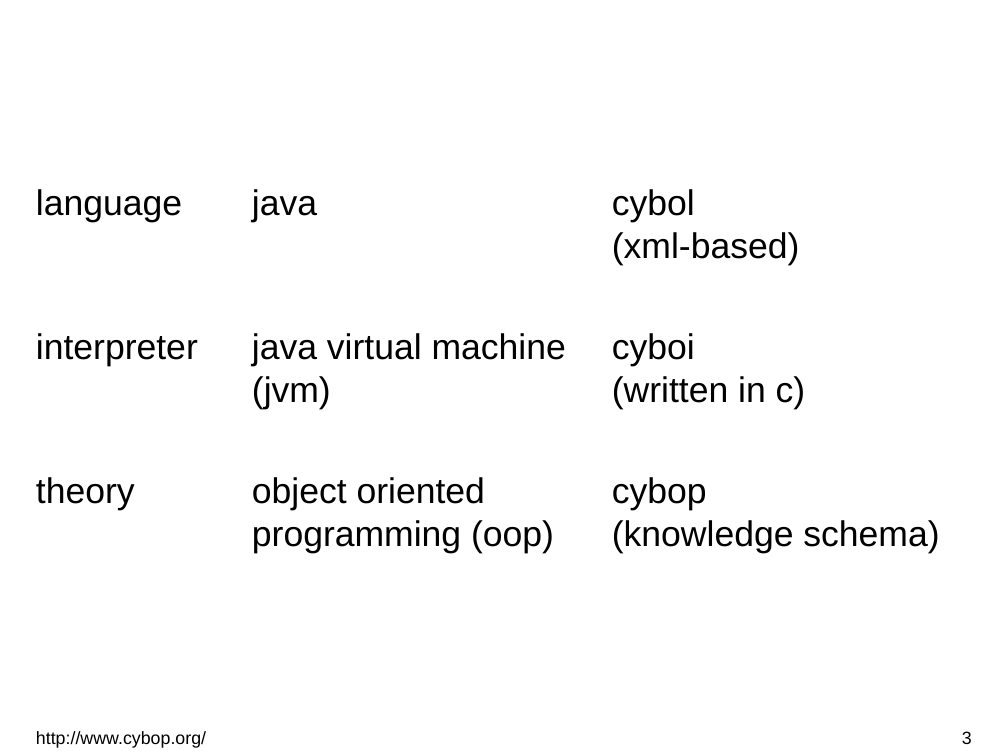
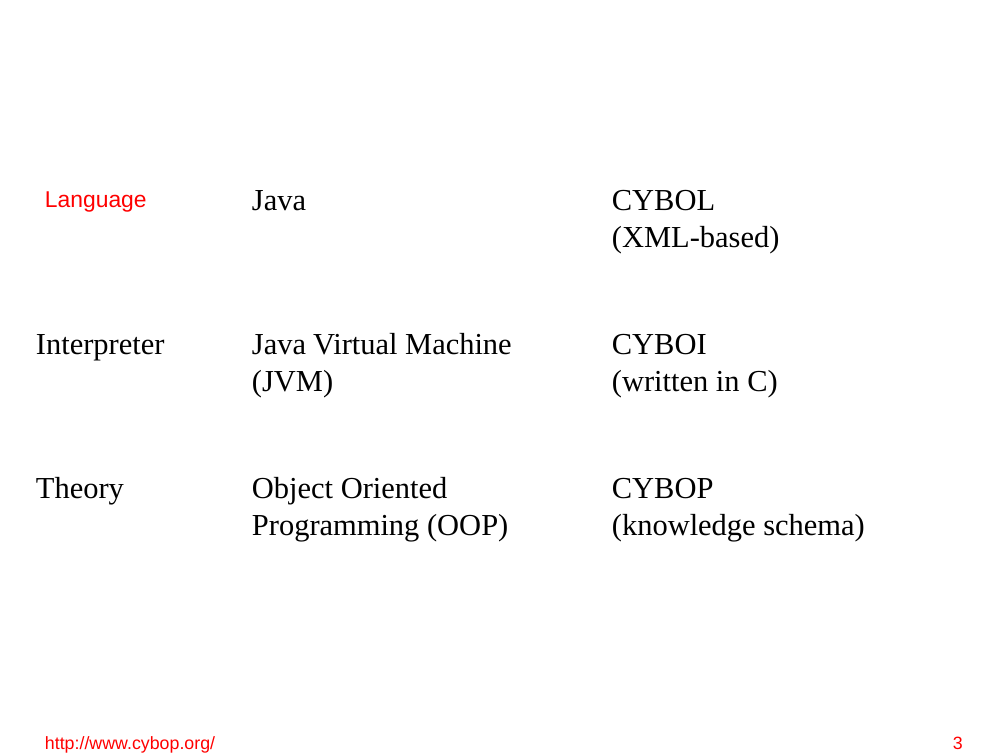
Before and after one commit to GitMirroring/cybop, a slide deck: slide 3 of doc/lightning_talk/cybop.odp. Drawn at 1008x756 pixels with LibreOffice and Linux fonts; fonts in the diff are those of the drawing; background and template pictures are left out. Boxes give left, top, right and bottom in pixels: in the first picture for what was removed or moved away, otherwise in the second. Text is boxed around its words. In the diff, an @@ line names an element or a change of style, - is before the commit and + after.

```diff
--- a/doc/lightning_talk/cybop.odp
+++ b/doc/lightning_talk/cybop.odp
@@ text at (x1=45, y1=191, x2=147, y2=212): text changed; size 28 to 18 pt; text colour #000000 to #FF0000 @@
-language
+Language
@@ text at (x1=252, y1=190, x2=306, y2=211): text changed; size 28 to 24 pt; font Arial to Times New Roman @@
-java
+Java
@@ text at (x1=612, y1=189, x2=780, y2=253): text changed; size 28 to 24 pt; font Arial to Times New Roman @@
-cybol
-(xml-based)
+CYBOL
+(XML-based)
@@ text at (x1=36, y1=334, x2=164, y2=360): text changed; size 28 to 24 pt; font Arial to Times New Roman @@
-interpreter
+Interpreter
@@ text at (x1=252, y1=333, x2=512, y2=397): text changed; size 28 to 24 pt; font Arial to Times New Roman @@
-java virtual machine (jvm)
+Java Virtual Machine (JVM)
@@ text at (x1=612, y1=333, x2=777, y2=397): text changed; size 28 to 24 pt; font Arial to Times New Roman @@
-cyboi
-(written in c)
+CYBOI
+(written in C)
@@ text at (x1=36, y1=477, x2=124, y2=504): text changed; size 28 to 24 pt; font Arial to Times New Roman @@
-theory
+Theory
@@ text at (x1=252, y1=477, x2=508, y2=541): text changed; size 28 to 24 pt; font Arial to Times New Roman @@
-object oriented programming (oop)
+Object Oriented Programming (OOP)
@@ text at (x1=612, y1=477, x2=714, y2=499): text changed; size 28 to 24 pt; font Arial to Times New Roman @@
-cybop
+CYBOP
@@ text at (x1=612, y1=514, x2=864, y2=541): size 28 to 24 pt, font Arial to Times New Roman in "(knowledge schema)" @@
@@ text "http://www.cybop.org/" at (x1=45, y1=736, x2=215, y2=753): text colour #000000 to #FF0000 @@
@@ page number at (x1=953, y1=736, x2=963, y2=749): text colour #000000 to #FF0000 @@
```
Also in this commit, not shown: 10 other slides changed, 3 slides added, 2 slides removed, 1 other file.
